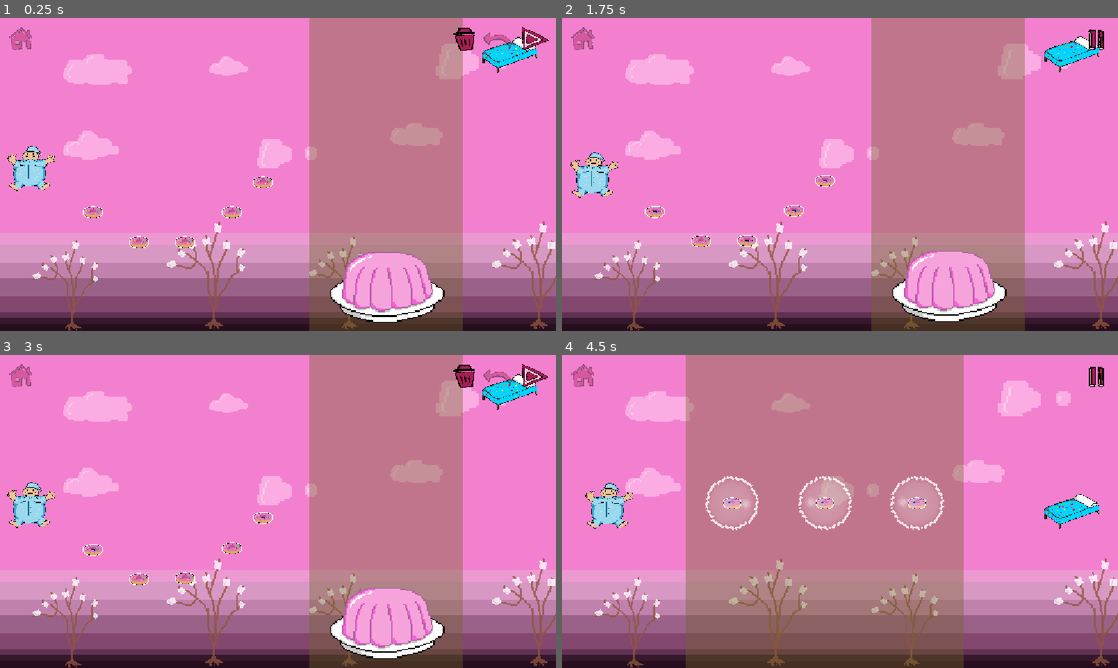
Above: before the commit, frames 1-4 (two rows, left to right).
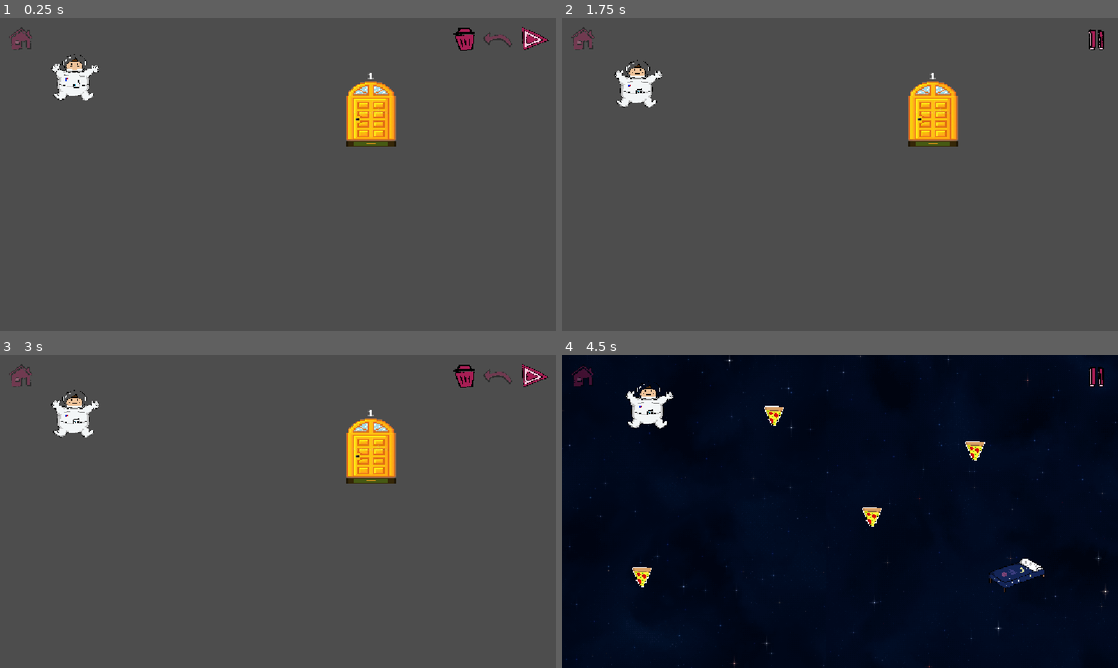
Above: after the commit, the same moments.

Repository: ivaivaiva1/desenhar_fofo
Game: Godot game, scene res://Scenes/level_manager.tscn
The game is run twice, just before and just after one commit, with the same random seed, the same clock (stepped at 60 frames per second) and the same inputs. The engine's default icon, where the game draws it, is replaced by a stand-in: a white triangle on a blue panel in a dark square.
Inputs (mouse positions are in pixels of both pictures, inside the frame that each line leads up to):
- Up to frame 1 (0.25 s): no input
- Up to frame 2 (1.75 s): tap Space (ui_accept) at 0.6, 0.77, 1.07, 1.35, 1.52 s; click (840, 174) at 0.67 s; move the mouse to (728, 190) at 1.27 s; click (728, 190) at 1.42 s
- Up to frame 3 (3 s): tap Space (ui_accept) at 1.82, 2.1, 2.85 s; move the mouse to (333, 442) at 2.02 s; click (333, 442) at 2.17 s; move the mouse to (250, 574) at 2.77 s; click (250, 574) at 2.92 s
- Up to frame 4 (4.5 s): tap Space (ui_accept) at 3.02, 3.32, 3.6, 3.77, 4.07, 4.35 s; move the mouse to (1006, 558) at 3.52 s; click (1006, 558) at 3.67 s; tap M (ui_cancel) at 4.15 s; move the mouse to (734, 505) at 4.27 s; click (734, 505) at 4.42 s

The runs differ from the first frame. In frame 1, 100% of the frame differs, in the area x 0-100%, y 0-100%; in frame 2, 100%; in frame 3, 100%; in frame 4, 100%.

Commit message:
feat: door_level

Diff:
--- /dev/null
+++ b/Levels/Lobby/level01_lobby.tscn
@@ -0,0 +1,17 @@
+[gd_scene format=3 uid="uid://dmfb8ucnvlwxy"]
+
+[ext_resource type="Script" uid="uid://bwk6yq56faubf" path="res://Scripts/GameCore/level.gd" id="1_kwabf"]
+[ext_resource type="PackedScene" uid="uid://hv0uyenq7lw7" path="res://Scenes/player_spawner.tscn" id="2_2bbhh"]
+[ext_resource type="PackedScene" uid="uid://h8qxxw36sb71" path="res://Scenes/Entities/door_level.tscn" id="3_tt1jv"]
+
+[node name="level" type="Node2D" unique_id=1864007018]
+script = ExtResource("1_kwabf")
+
+[node name="player_spawner" parent="." unique_id=1071021330 instance=ExtResource("2_2bbhh")]
+unique_name_in_owner = true
+position = Vector2(155, 124)
+
+[node name="Door_Level" parent="." unique_id=859191744 instance=ExtResource("3_tt1jv")]
+position = Vector2(768, 192)
+current_world = 1
+level = 1
--- a/Scenes/Entities/bubblegum.tscn
+++ b/Scenes/Entities/bubblegum.tscn
@@ -81,3 +81,4 @@
 
 [connection signal="area_entered" from="Area2D" to="." method="_on_area_2d_area_entered"]
 [connection signal="input_event" from="Area2D" to="." method="_on_area_2d_input_event"]
+[connection signal="mouse_entered" from="Area2D" to="." method="_on_area_2d_mouse_entered"]
--- /dev/null
+++ b/Scenes/Entities/door_level.tscn
@@ -0,0 +1,80 @@
+[gd_scene format=3 uid="uid://h8qxxw36sb71"]
+
+[ext_resource type="Script" uid="uid://d2bd8perrdmc8" path="res://Scripts/Entities/door_level.gd" id="1_ow3fx"]
+[ext_resource type="Texture2D" uid="uid://du02fmiy83y6q" path="res://Sprites/Lobby/door_level.png" id="1_vh4bu"]
+[ext_resource type="Texture2D" uid="uid://bt60ot7px2c8s" path="res://icon.svg" id="2_ow3fx"]
+[ext_resource type="FontFile" uid="uid://cvngtcdy0lodq" path="res://Fonts/Super Mario Bros. NES.ttf" id="4_667u7"]
+
+[sub_resource type="RectangleShape2D" id="RectangleShape2D_1tq3v"]
+size = Vector2(101, 120)
+
+[sub_resource type="RectangleShape2D" id="RectangleShape2D_te0iw"]
+size = Vector2(101, 14)
+
+[sub_resource type="FontVariation" id="FontVariation_667u7"]
+base_font = ExtResource("4_667u7")
+
+[sub_resource type="FontVariation" id="FontVariation_ow3fx"]
+base_font = SubResource("FontVariation_667u7")
+
+[sub_resource type="StyleBoxFlat" id="StyleBoxFlat_667u7"]
+bg_color = Color(0.6, 0.6, 0.6, 0)
+
+[sub_resource type="StyleBoxFlat" id="StyleBoxFlat_laut5"]
+bg_color = Color(0.0666666, 0, 1, 1)
+
+[node name="Door_Level" type="Node2D" unique_id=859191744]
+z_index = -500
+script = ExtResource("1_ow3fx")
+
+[node name="Area2D" type="Area2D" parent="." unique_id=267799297]
+
+[node name="CollisionShape2D" type="CollisionShape2D" parent="Area2D" unique_id=965925983]
+position = Vector2(-0.5, 0)
+scale = Vector2(0.67, 0.67)
+shape = SubResource("RectangleShape2D_1tq3v")
+
+[node name="DoorLevel" type="Sprite2D" parent="." unique_id=387535961]
+scale = Vector2(0.395, 0.305)
+texture = ExtResource("1_vh4bu")
+
+[node name="StaticBody2D" type="StaticBody2D" parent="." unique_id=1929935020]
+position = Vector2(0, 64)
+
+[node name="CollisionShape2D" type="CollisionShape2D" parent="StaticBody2D" unique_id=2096401709]
+position = Vector2(-0.5, 4)
+shape = SubResource("RectangleShape2D_te0iw")
+
+[node name="Icon" type="Sprite2D" parent="StaticBody2D" unique_id=1882096787]
+modulate = Color(0.9882353, 0.63529414, 0.101960786, 1)
+position = Vector2(1.7881393e-05, 3.9999938)
+scale = Vector2(0.79687506, 0.10937478)
+texture = ExtResource("2_ow3fx")
+
+[node name="LevelLabel" type="RichTextLabel" parent="." unique_id=1861147406]
+unique_name_in_owner = true
+offset_left = -51.0
+offset_top = -84.0
+offset_right = 51.0
+offset_bottom = -61.0
+mouse_filter = 2
+theme_override_fonts/normal_font = SubResource("FontVariation_ow3fx")
+text = "0
+"
+horizontal_alignment = 1
+vertical_alignment = 1
+
+[node name="ProgressBar" type="ProgressBar" parent="." unique_id=2076151680]
+unique_name_in_owner = true
+offset_left = -51.0
+offset_top = 61.0
+offset_right = 51.0
+offset_bottom = 75.0
+mouse_filter = 2
+theme_override_styles/background = SubResource("StyleBoxFlat_667u7")
+theme_override_styles/fill = SubResource("StyleBoxFlat_laut5")
+value = 47.0
+show_percentage = false
+
+[connection signal="area_entered" from="Area2D" to="." method="_on_area_2d_area_entered"]
+[connection signal="area_exited" from="Area2D" to="." method="_on_area_2d_area_exited"]
--- a/Scenes/food.tscn
+++ b/Scenes/food.tscn
@@ -5,7 +5,7 @@
 [ext_resource type="Script" uid="uid://cbc24q2fpet5x" path="res://Scripts/Behaviours/floating.gd" id="3_me652"]
 
 [sub_resource type="CircleShape2D" id="CircleShape2D_1tq3v"]
-radius = 33.49754
+radius = 27.603796
 
 [node name="food" type="Node2D" unique_id=186391876 groups=["Collectable"]]
 scale = Vector2(1.015, 1.015)
@@ -15,7 +15,6 @@
 [node name="Area2D" type="Area2D" parent="." unique_id=1524499499]
 
 [node name="CollisionShape2D" type="CollisionShape2D" parent="Area2D" unique_id=322469688]
-visible = false
 position = Vector2(-0.98522174, -1.9704435)
 shape = SubResource("CircleShape2D_1tq3v")
 
--- a/Scenes/level_manager.tscn
+++ b/Scenes/level_manager.tscn
@@ -14,7 +14,7 @@
 [node name="load_level" type="Node2D" parent="." unique_id=306488323]
 unique_name_in_owner = true
 script = ExtResource("2_ghtn7")
-level = 17
+level = 1
 
 [node name="line_controller" parent="." unique_id=679656892 instance=ExtResource("3_pakjl")]
 unique_name_in_owner = true
--- a/Scripts/Entities/bubblegum.gd
+++ b/Scripts/Entities/bubblegum.gd
@@ -7,6 +7,7 @@
 var jump_cd: float = 0.01
 var jump_timer: float
 @onready var sprite: AnimatedSprite2D = %Sprite
+@onready var sprite_scale: Vector2 = sprite.scale
 
 @export var is_horizontal: bool = false
 @export var is_right: bool = false
@@ -54,6 +55,7 @@
 		player.reparent(get_tree().current_scene)
 	player.freeze = false
 	player.player_jump(jump_x, jump_y)
+	HitFreeze.freeze()
 
 
 
@@ -89,6 +91,7 @@
 
 
 func bubble_reset() -> void:
+	if is_alive: return
 	sprite.play("default")
 	set_degrees()
 	is_alive = true
@@ -99,6 +102,8 @@
 	if tween:
 		tween.kill()
 		tween = null
+	if pump_tween:
+		pump_tween.kill()
 
 	if player:
 		if player.get_parent() != get_tree().current_scene:
@@ -143,3 +148,38 @@
 			sprite.rotation_degrees = -147.0
 		else:
 			sprite.rotation_degrees = 33
+
+
+func _on_area_2d_mouse_entered() -> void:
+	print("mouse entered")
+	do_pump()
+
+
+var pump_tween: Tween
+func do_pump():
+	if pump_tween:
+		pump_tween.kill()
+		sprite.scale = sprite_scale
+
+	pump_tween = create_tween()
+
+	pump_tween.parallel().tween_property(
+		sprite,
+		"scale:x",
+		sprite_scale.x * 1.3,
+		0.2
+	)
+
+	pump_tween.parallel().tween_property(
+		sprite,
+		"scale:y",
+		sprite_scale.y * 1.3,
+		0.2
+	)
+
+	pump_tween.tween_property(
+		sprite,
+		"scale",
+		sprite_scale,
+		0.12
+	).set_trans(Tween.TRANS_BACK).set_ease(Tween.EASE_OUT)
--- /dev/null
+++ b/Scripts/Entities/door_level.gd
@@ -0,0 +1,47 @@
+extends Node2D
+
+@onready var level_manager: LevelManager = get_parent().get_parent() as LevelManager
+@onready var load_level: LoadLevel = level_manager.load_level
+@export var current_world: CurrentLevel.WORLDS
+@export var level: int
+@onready var level_label: RichTextLabel = %LevelLabel
+@onready var progress_bar: ProgressBar = %ProgressBar
+var has_player: bool = false
+var door_cooldown: float = 2
+@onready var door_timer: float = door_cooldown
+
+
+func _ready() -> void:
+	level_label.text = str(level)
+	update_progress_bar()
+
+
+func _process(delta: float) -> void:
+	if has_player:
+		if door_timer > 0:
+			door_timer -= delta
+			update_progress_bar()
+		else:
+			start_level()
+
+
+func _on_area_2d_area_entered(area: Area2D) -> void:
+	if area.is_in_group("Player"):
+		door_timer = door_cooldown
+		has_player = true
+
+
+func _on_area_2d_area_exited(area: Area2D) -> void:
+	if area.is_in_group("Player"):
+		has_player = false
+		door_timer = door_cooldown
+		update_progress_bar()
+
+
+func start_level():
+	level_manager.pass_level(false)
+	load_level.do_load_level(level, current_world)
+
+
+func update_progress_bar():
+	progress_bar.value = (1.0 - (door_timer / door_cooldown)) * 100.0
--- a/Scripts/GameCore/Objects/collectable.gd
+++ b/Scripts/GameCore/Objects/collectable.gd
@@ -2,6 +2,7 @@
 class_name Collectable
 
 @export var entity_type: SkinPicker.ENTITY_TYPE
+@export var frame_freeze: bool = true
 var is_picked: bool = false
 @onready var sprite: Sprite2D = %Sprite
 
@@ -12,6 +13,7 @@
 func _on_area_2d_area_entered(area: Area2D) -> void:
 	if is_picked: return
 	if area.is_in_group("Player"):
+		#if frame_freeze: HitFreeze.freeze()
 		make_picked()
 		var player: Player = area.get_parent() as Player
 		player.pump_yuumy()
--- a/Scripts/GameCore/level_manager.gd
+++ b/Scripts/GameCore/level_manager.gd
@@ -52,7 +52,8 @@
 	rolling_bob.auto_destroy()
 	state_label.text = (" SPACE TO PLAY")
 	if load_level.level_instance == null: return
-	collectables_controller.restore_collectables()
+	if collectables_controller != null:
+		collectables_controller.restore_collectables()
 	player_pos.visible = true
 	level_ui.hide_rolling_ui()
 
@@ -76,7 +77,7 @@
 	rolling_bob.level_manager = self as LevelManager
 
 
-func pass_level():
+func pass_level(call_next_level: bool = true):
 	level_ui.hide_rolling_ui()
 	if is_testing:
 		start_drawning()
@@ -85,6 +86,7 @@
 	if current_state == GAME_STATE.ROLLING:
 		start_drawning()
 	clear_lines.emit()
+	if !call_next_level: return
 	CurrentLevel.current_level += 1
 	load_level.do_load_level()
 
--- a/Scripts/GameCore/load_level.gd
+++ b/Scripts/GameCore/load_level.gd
@@ -18,30 +18,48 @@
 	spawn_enviorement()
 
 
-func do_load_level():
-	level = CurrentLevel.current_level
-	CurrentLevel.current_world = current_world
+func do_load_level(level_id: int = 0, target_world: CurrentLevel.WORLDS = CurrentLevel.WORLDS.LOBBY):
+	if level_id == 0:
+		level = CurrentLevel.current_level
+		CurrentLevel.current_world = current_world
+	else:
+		if enviorement_instance != null:
+			enviorement_instance.queue_free()
+			enviorement_instance = null
+		level = level_id
+		CurrentLevel.current_level = level
+		CurrentLevel.current_world = target_world
+		current_world = target_world
+		spawn_enviorement()
+		world_is_changing.emit()
 	spawn_level()
 
 
+var lobby_path: String = "res://Levels/Lobby/"
 var candy_path: String = "res://Levels/Candy/"
 var space_path: String = "res://Levels/Space/"
 func spawn_level():
 	var folder_path: String
 	var world_offset_path: String
 	var archive_type: String = ".tscn"
+
+	var pré_level_path: String
+	if level < 10:
+		pré_level_path = "level0"
+	else:
+		pré_level_path = "level"
+
 	match current_world:
+		CurrentLevel.WORLDS.LOBBY:
+			folder_path = lobby_path
+			world_offset_path = "lobby"
 		CurrentLevel.WORLDS.CANDY:
 			folder_path = candy_path
 			world_offset_path = "candy"
 		CurrentLevel.WORLDS.SPACE:
 			folder_path = space_path
 			world_offset_path = "space"
-	var pré_level_path: String
-	if level < 10:
-		pré_level_path = "level0"
-	else:
-		pré_level_path = "level"
+
 
 	var level_path: String = folder_path + pré_level_path + str(level) + "_" + world_offset_path + archive_type
 	var packed_level: PackedScene = load(level_path)
@@ -56,8 +74,9 @@
 func next_world():
 	current_world = CurrentLevel.WORLDS.SPACE
 	CurrentLevel.current_level = 1
-	enviorement_instance.queue_free()
-	enviorement_instance = null
+	if enviorement_instance != null:
+		enviorement_instance.queue_free()
+		enviorement_instance = null
 	spawn_enviorement()
 	do_load_level()
 	world_is_changing.emit()
--- a/Scripts/Sound/sounds_dictionary.gd
+++ b/Scripts/Sound/sounds_dictionary.gd
@@ -5,7 +5,7 @@
 
 
 # musics
-const CANDY_WORLD := {"stream": preload("uid://bnqhhuue7uhgg"), "volume": -12.0}
+const CANDY_WORLD := {"stream": preload("uid://bnqhhuue7uhgg"), "volume": -25.0}
 
 
 # effects
--- a/Scripts/Globals/current_level.gd
+++ b/Scripts/_Globals/current_level.gd
@@ -5,6 +5,7 @@
 var level_manager: LevelManager
 
 enum WORLDS {
+	LOBBY,
 	CANDY,
 	SPACE,
 	SNOW
--- /dev/null
+++ b/Scripts/_Globals/hit_freeze.gd
@@ -0,0 +1,19 @@
+extends Node
+
+var freeze_tween: Tween
+
+func freeze(time_scale: float = 0.5, duration: float = 0.1) -> void:
+	if freeze_tween:
+		freeze_tween.kill()
+
+	Engine.time_scale = time_scale
+
+	freeze_tween = create_tween()
+	freeze_tween.set_ignore_time_scale(true)
+
+	freeze_tween.tween_interval(duration)
+
+	freeze_tween.tween_callback(func():
+		Engine.time_scale = 1.0
+		freeze_tween = null
+	)
--- a/Scripts/Globals/skin_picker.gd
+++ b/Scripts/_Globals/skin_picker.gd
@@ -70,6 +70,8 @@
 			return LINE_CANDY.color
 		CurrentLevel.WORLDS.SPACE:
 			return LINE_SPACE.color
+		_:
+			return LINE_SPACE.color
 
 
 func label_color() -> Dictionary:
--- a/project.godot
+++ b/project.godot
@@ -21,6 +21,7 @@
 SkinPicker="*uid://cs5cgf165xdqs"
 MusicManager="*uid://defeqkiga7uap"
 SoundsList="*uid://c1m5kvl600jvu"
+HitFreeze="*uid://c7abq4ku2qyk1"
 
 [display]
 
Not shown, added: Scripts/Entities/door_level.gd.uid
Renamed: Scripts/Globals/current_level.gd.uid -> Scripts/_Globals/current_level.gd.uid
Not shown, added: Scripts/_Globals/hit_freeze.gd.uid
Renamed: Scripts/Globals/skin_picker.gd.uid -> Scripts/_Globals/skin_picker.gd.uid
Binary file added: Sprites/Lobby/door_level.png
Not shown, added: Sprites/Lobby/door_level.png.import
